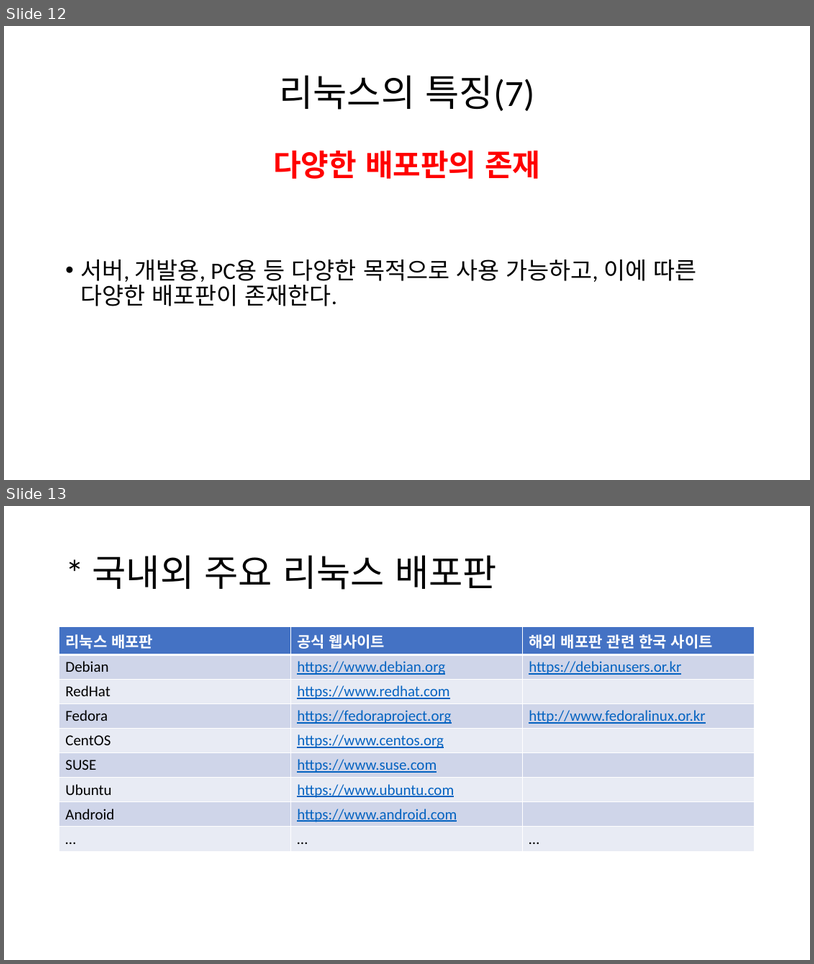
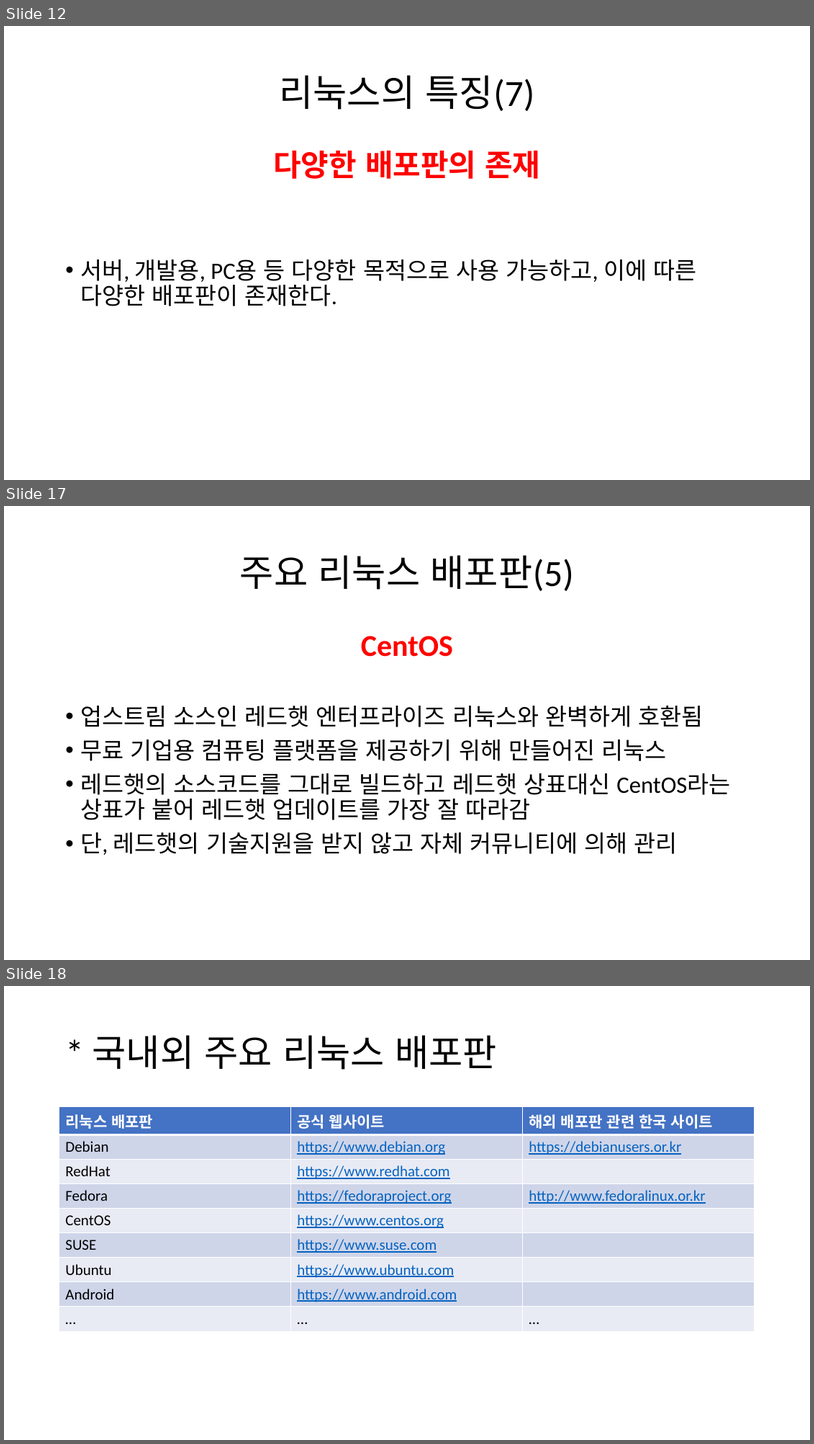
Before and after one commit to Runtym/osf-homework, a slide deck: src/kimbongkook/Linux.pptx. Shown one above the other, each under a label of ours: slides 12 and 13 before the commit, slides 12, 17 and 18 after it; the slides between them are not shown. The pictures are 814x964 and 814x1444 pixels, drawn with LibreOffice and Linux fonts; fonts in the diff are those of the drawing. Boxes give left, top, right and bottom in pixels: in the first picture for what was removed or moved away, otherwise in the second. Text is boxed around its words. In the diff, an @@ line names an element or a change of style, - is before the commit and + after.

```diff
--- a/src/kimbongkook/Linux.pptx
+++ b/src/kimbongkook/Linux.pptx
@@ slide 17 added at [4, 506, 810, 960], background #FFFFFF @@
@@ title added at [240, 555, 574, 591], 44 pt, text #000000 @@
+주요 리눅스 배포판(5)
@@ text added at [80, 636, 730, 854], 28 pt, text #000000 @@
+CentOS
+• 업스트림 소스인 레드햇 엔터프라이즈 리눅스와 완벽하게 호환됨
+• 무료 기업용 컴퓨팅 플랫폼을 제공하기 위해 만들어진 리눅스
+• 레드햇의 소스코드를 그대로 빌드하고 레드햇 상표대신 CentOS라는 상표가 붙어 레드햇 업데이트를 가장 잘 따라감
+• 단, 레드햇의 기술지원을 받지 않고 자체 커뮤니티에 의해 관리
@@ what was slide 13 is now slide 18 @@
```
Also in this commit, not shown: 4 other slides added.
